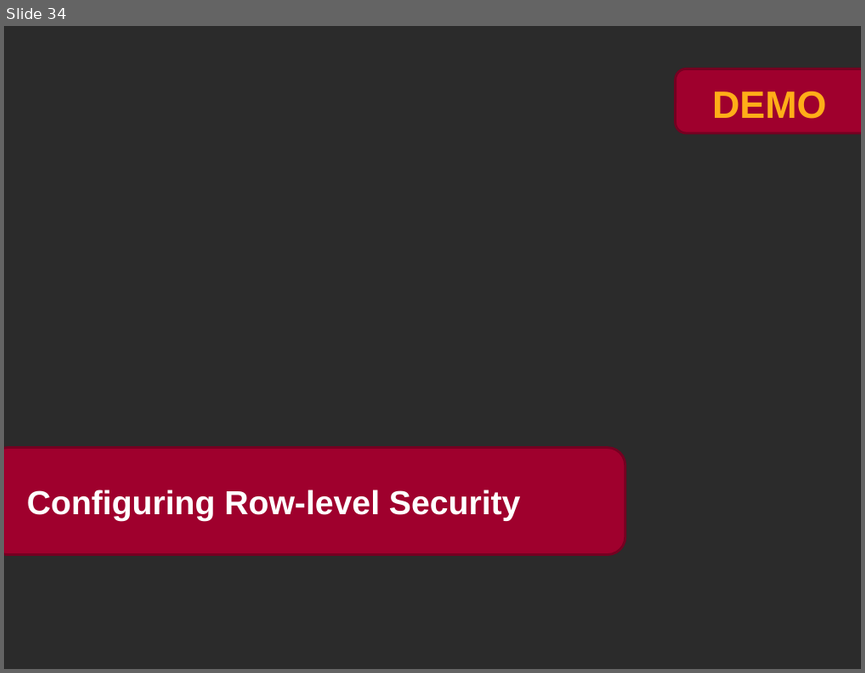
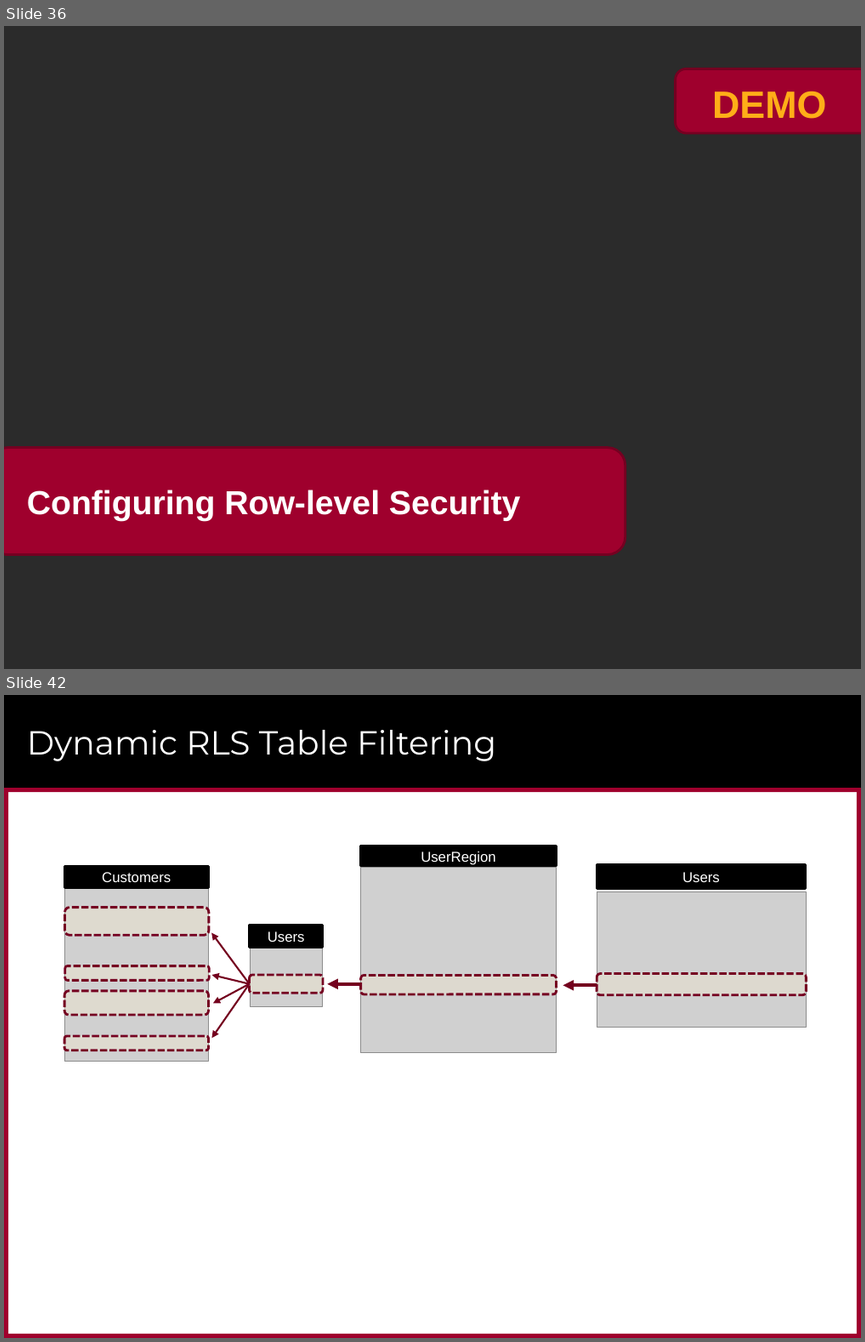
Before and after one commit to CriticalPathTraining/Summit2017, a slide deck: Power BI Security Best Practices.pptx. Shown one above the other, each under a label of ours: slide 34 before the commit, slides 36 and 42 after it; the slides between them are not shown. The pictures are 865x673 and 865x1342 pixels, drawn with LibreOffice and Linux fonts; fonts in the diff are those of the drawing; grey boxes stand for pictures; background and template pictures are left out; a plain dark background stands for a picture behind light text. Boxes give left, top, right and bottom in pixels: in the first picture for what was removed or moved away, otherwise in the second. Text is boxed around its words. In the diff, an @@ line names an element or a change of style, - is before the commit and + after.

```diff
--- a/Power BI Security Best Practices.pptx
+++ b/Power BI Security Best Practices.pptx
@@ slide 42 added at (4, 695, 861, 1338), background #FFFFFF @@
@@ rectangle added at (4, 695, 861, 788), fill #000000 @@
@@ title added at (27, 730, 496, 761), 28 pt, text #FFFFFF @@
+Dynamic RLS Table Filtering
@@ rectangle added at (4, 788, 861, 792), fill #9F002D @@
@@ rectangle added at (4, 788, 8, 1338), fill #9F002D @@
@@ rectangle added at (857, 788, 861, 1338), fill #9F002D @@
@@ rectangle added at (360, 845, 556, 866), fill #000000, outline #000000 2 pt, 12 pt, text #FFFFFF @@
+UserRegion
@@ rectangle added at (65, 867, 209, 888), fill #000000, outline #000000 2 pt, 12 pt, text #FFFFFF @@
+Customers
@@ picture added at (360, 868, 556, 1053) @@
@@ rectangle added at (597, 865, 806, 889), fill #000000, outline #000000 2 pt, 12 pt, text #FFFFFF @@
+Users
@@ picture added at (65, 889, 209, 1061) @@
@@ picture added at (597, 892, 806, 1027) @@
@@ rectangle added at (249, 925, 323, 947), fill #000000, outline #000000 2 pt, 12 pt, text #FFFFFF @@
+Users
@@ picture added at (250, 947, 323, 1006) @@
@@ rounded rectangle added at (249, 975, 323, 993), fill #FFF2CD at 30% opacity, outline #760021 2 pt dashed @@
@@ rounded rectangle added at (597, 974, 806, 995), fill #FFF2CD at 29% opacity, outline #760021 2 pt dashed @@
@@ group added at (65, 907, 249, 1050): 4 rounded rectangles, 4 arrows @@
@@ arrow added from (361, 984) to (327, 984), #74001E 3 pt @@
@@ rounded rectangle added at (360, 975, 556, 994), fill #FFF2CD at 29% opacity, outline #760021 2 pt dashed @@
@@ arrow added from (597, 986) to (562, 986), #74001E 3 pt @@
@@ rectangle added at (812, 1293, 845, 1324), fill #FFFFFF at 75% opacity @@
@@ rectangle added at (4, 1333, 861, 1338), fill #9F002D @@
@@ what was slide 34 is now slide 36 @@
```
Also in this commit, not shown: 21 slides changed, 17 other slides added, 7 slides removed, 1 other file.
